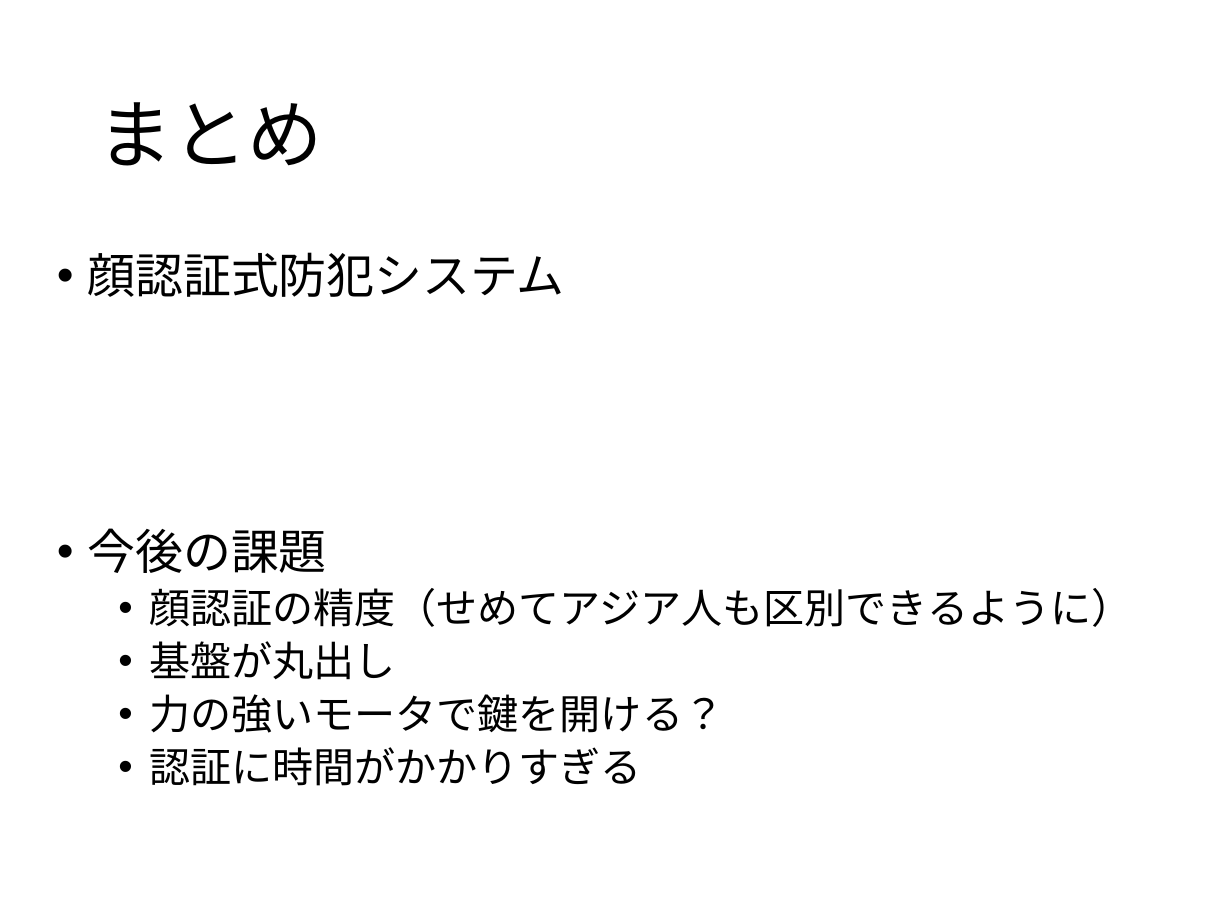
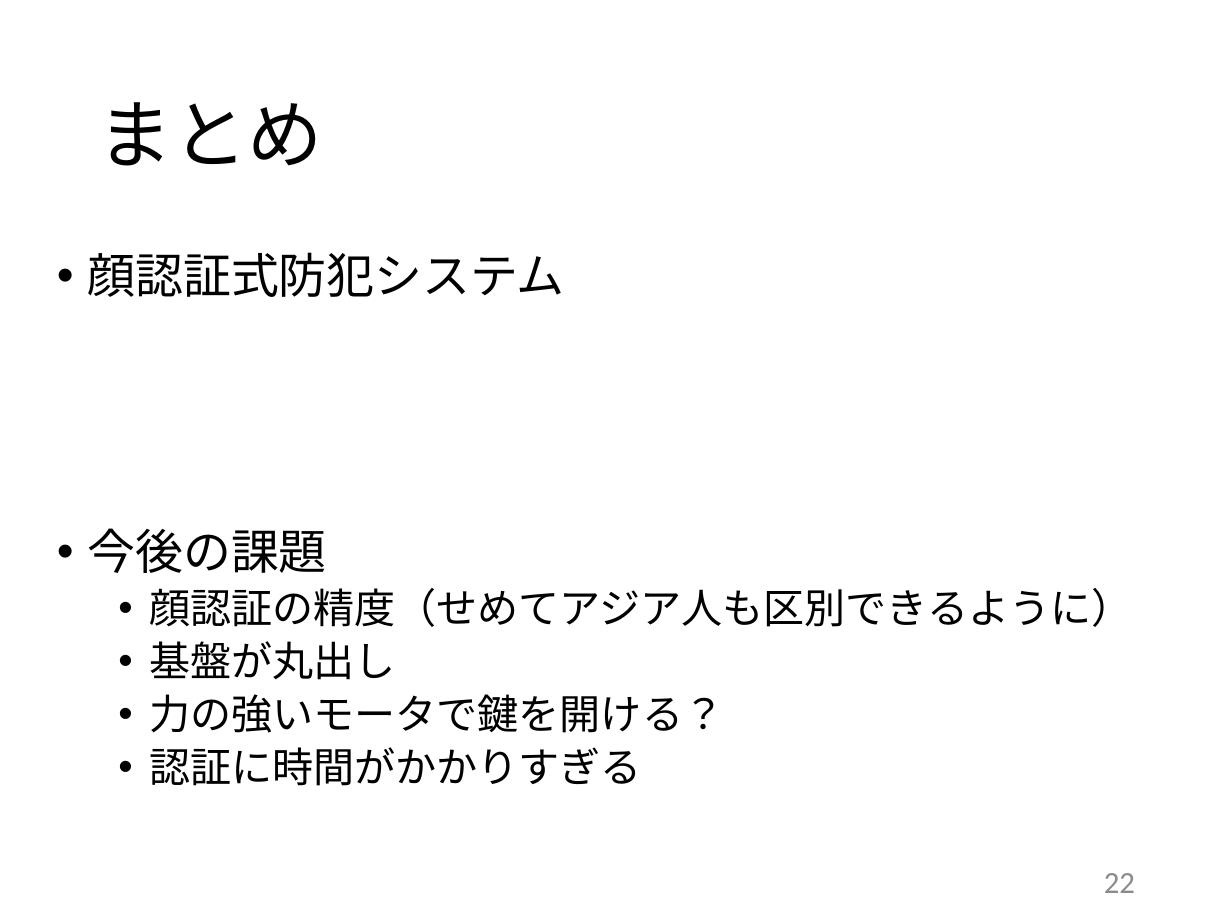
Before and after one commit to kut-info-ase-2017/group3-ase, a slide deck: slide 22 of presentation/ase-final-report.pptx (slide 17 before the commit). Drawn at 1232x924 pixels with LibreOffice and Linux fonts; fonts in the diff are those of the drawing. Boxes give left, top, right and bottom in pixels: in the first picture for what was removed or moved away, otherwise in the second. Text is boxed around its words. In the diff, an @@ line names an element or a change of style, - is before the commit and + after.

```diff
--- a/presentation/ase-final-report.pptx
+++ b/presentation/ase-final-report.pptx
@@ page number added at (1104, 873, 1135, 893), 18 pt, text #8C8C8C @@
+22
```
Also in this commit, not shown: 16 other slides changed, 5 slides added.
